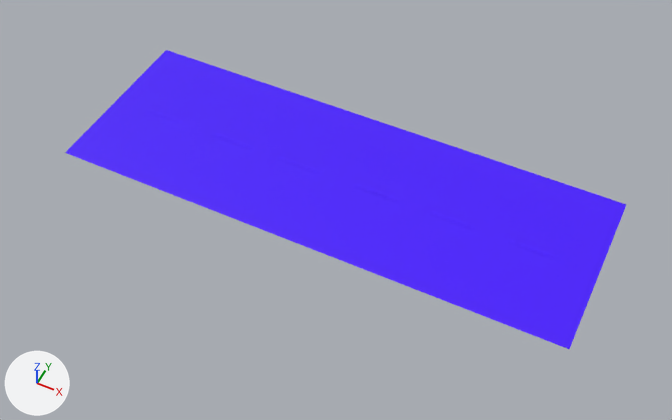
Two versions of the FBX model Assets/Features/Streets/Street_10m.fbx, one commit apart.
Rendered twice from a 50 mm lens placed at (5.37, -10.85, 12.63), pointed at (0.17, -0.44, -0.37). The lights are fixed; the arrows at lower left show +X, +Y and +Z. Where no turn or scale is listed for an object, it has been applied to the vertices.

Objects in the first picture: 'Street_10m'.
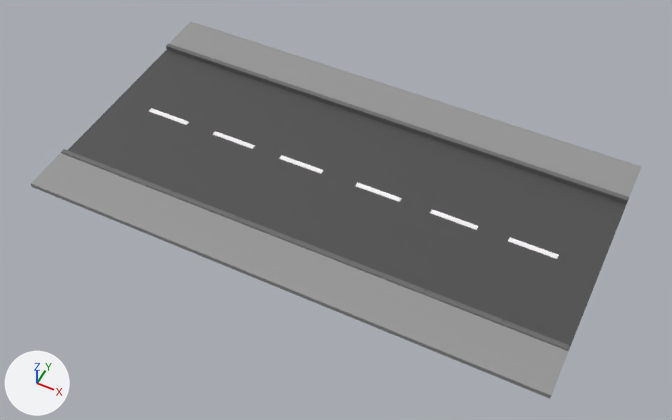
The newer file is also turned or shifted as a whole; pictures and numbers use the older file's frame.

Edits to the bpy script that builds the scene:
```text
Change mat_weiss:
    mat_weiss.base_color: (0.0626, 0.0, 1.0) -> (0.998, 0.968, 1.0)  # purple #4700ff -> white #fffbff
Add mat_street_001:
    mat_street_001 = principled_material('Street.001')
    mat_street_001.base_color = (0.0751, 0.0751, 0.0751)  # dark grey #4d4d4d
Add mat_grau:
    mat_grau = principled_material('Grau')
    mat_grau.base_color = (0.309, 0.309, 0.309)  # grey #979797
Add mat_border:
    mat_border = principled_material('Border')
    mat_border.base_color = (0.143, 0.143, 0.143)  # dark grey #6a6a6a
Change me_plane_027:
    where me_plane_027.from_pydata(...)  # 52 vertices, 37 faces; spans x -5.0..5.0, y -1.75..1.75, z -0.01..0.01
    used by ob_street_10m; location = (0.0, 0.0, 0.0)
    me_plane_027 part 1: 4 of the faces centred in x -0.79..2.32, y 0.0, z -0.01..0.0 switch from mat_weiss (purple #4700ff) to mat_street_001 (dark grey #4d4d4d)
Add me_cube_008:
    me_cube_008.from_pydata(...)  # 86 vertices, 82 faces; spans x -5.0..0.0, y -1.0..0.0, z 0.0..0.12
    # faces by material slot: [30, 52]
    me_cube_008.materials.append(mat_grau)  # grey #979797
    me_cube_008.materials.append(mat_border)  # dark grey #6a6a6a
Add me_cube_009:
    me_cube_009.from_pydata(...)  # 86 vertices, 82 faces; spans x 0.0..5.0, y 0.0..1.0, z 0.0..0.12
    # faces by material slot: [30, 52]
    me_cube_009.materials.append(mat_grau)  # grey #979797
    me_cube_009.materials.append(mat_border)  # dark grey #6a6a6a
Add ob_cube_003:
    ob_cube_003 = bpy.data.objects.new('Cube.003', me_cube_008)
    ob_cube_003.location = (0.0, -1.75, -0.01)
Add ob_cube_004:
    ob_cube_004 = bpy.data.objects.new('Cube.004', me_cube_009)
    ob_cube_004.location = (-5.0, 1.75, -0.01)
Add ob_cube_001:
    ob_cube_001 = bpy.data.objects.new('Cube.001', me_cube_008.copy())
    ob_cube_001.location = (5.0, -1.75, -0.01)
Add ob_cube_002:
    ob_cube_002 = bpy.data.objects.new('Cube.002', me_cube_009.copy())
    ob_cube_002.location = (0.0, 1.75, -0.01)
```

Location of each change, [x1, y1, x2, y2] in pixels of the pictures (672 x 420 px):
'Street_10m', recoloured
    both: [65, 50, 626, 349]
'Cube.001', added
    after: [266, 239, 570, 399]
    faces in mat_grau (grey #979797): [266, 243, 568, 399]
    faces in mat_border (dark grey #6a6a6a): [292, 239, 570, 352]
'Cube.003', added
    after: [31, 149, 293, 282]
    faces in mat_grau (grey #979797): [31, 153, 291, 282]
    faces in mat_border (dark grey #6a6a6a): [61, 149, 293, 243]
'Cube.002', added
    after: [378, 88, 641, 204]
    faces in mat_grau (grey #979797): [381, 88, 641, 200]
    faces in mat_border (dark grey #6a6a6a): [378, 114, 629, 204]
'Cube.004', added
    after: [166, 21, 398, 121]
    faces in mat_grau (grey #979797): [169, 21, 398, 114]
    faces in mat_border (dark grey #6a6a6a): [166, 44, 380, 121]
part 1 of me_plane_027, recoloured
    both: [68, 50, 626, 347]
